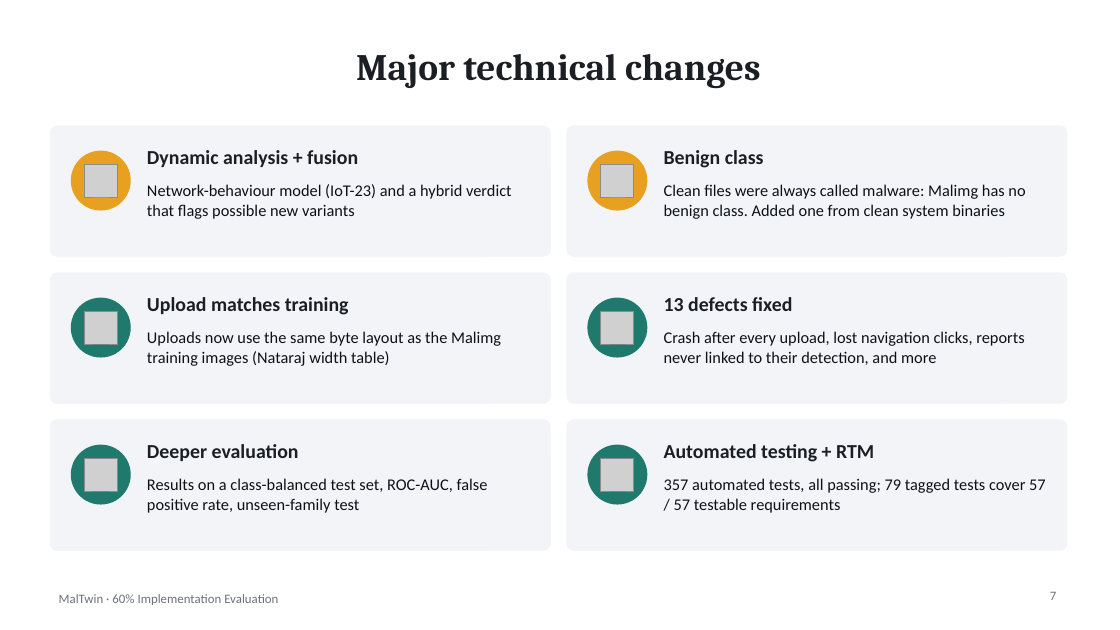
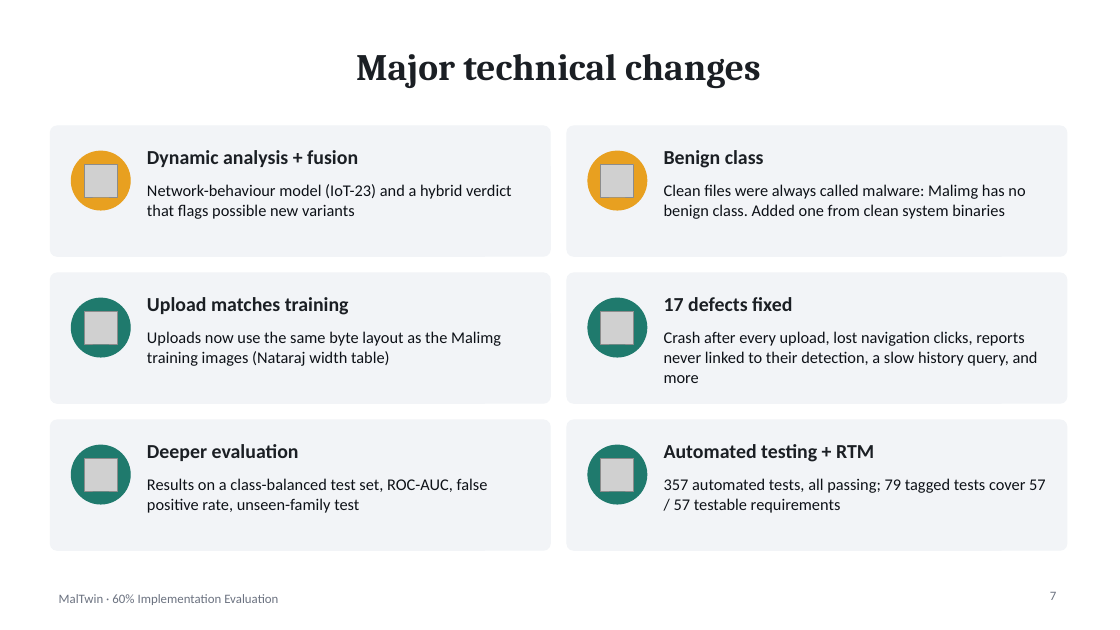
Before and after one commit to imanfatimadocx/MalTwin, a slide deck: slide 7 of docs/MalTwin_60pct_Evaluation.pptx. Drawn at 1120x630 pixels with LibreOffice and Linux fonts; fonts in the diff are those of the drawing; grey boxes stand for pictures. Boxes give left, top, right and bottom in pixels: in the first picture for what was removed or moved away, otherwise in the second. Text is boxed around its words. In the diff, an @@ line names an element or a change of style, - is before the commit and + after.

```diff
--- a/docs/MalTwin_60pct_Evaluation.pptx
+++ b/docs/MalTwin_60pct_Evaluation.pptx
@@ text at bbox=[664, 297, 792, 311]: text changed @@
-13 defects fixed
+17 defects fixed
@@ text at bbox=[664, 331, 1038, 383]: text changed @@
-Crash after every upload, lost navigation clicks, reports never linked to their detection, and more
+Crash after every upload, lost navigation clicks, reports never linked to their detection, a slow history query, and more
```
Also in this commit, not shown: 2 other slides changed.
